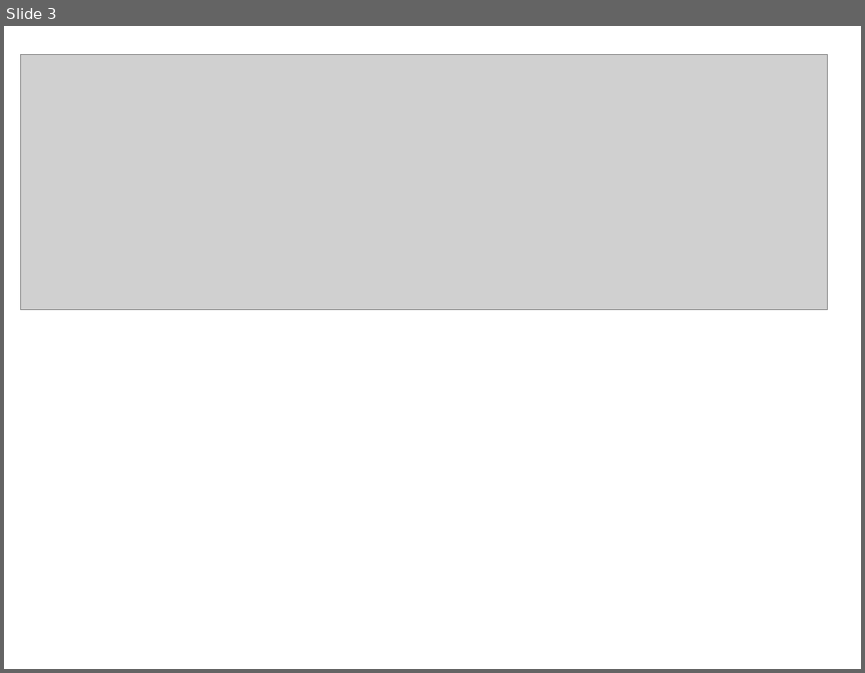
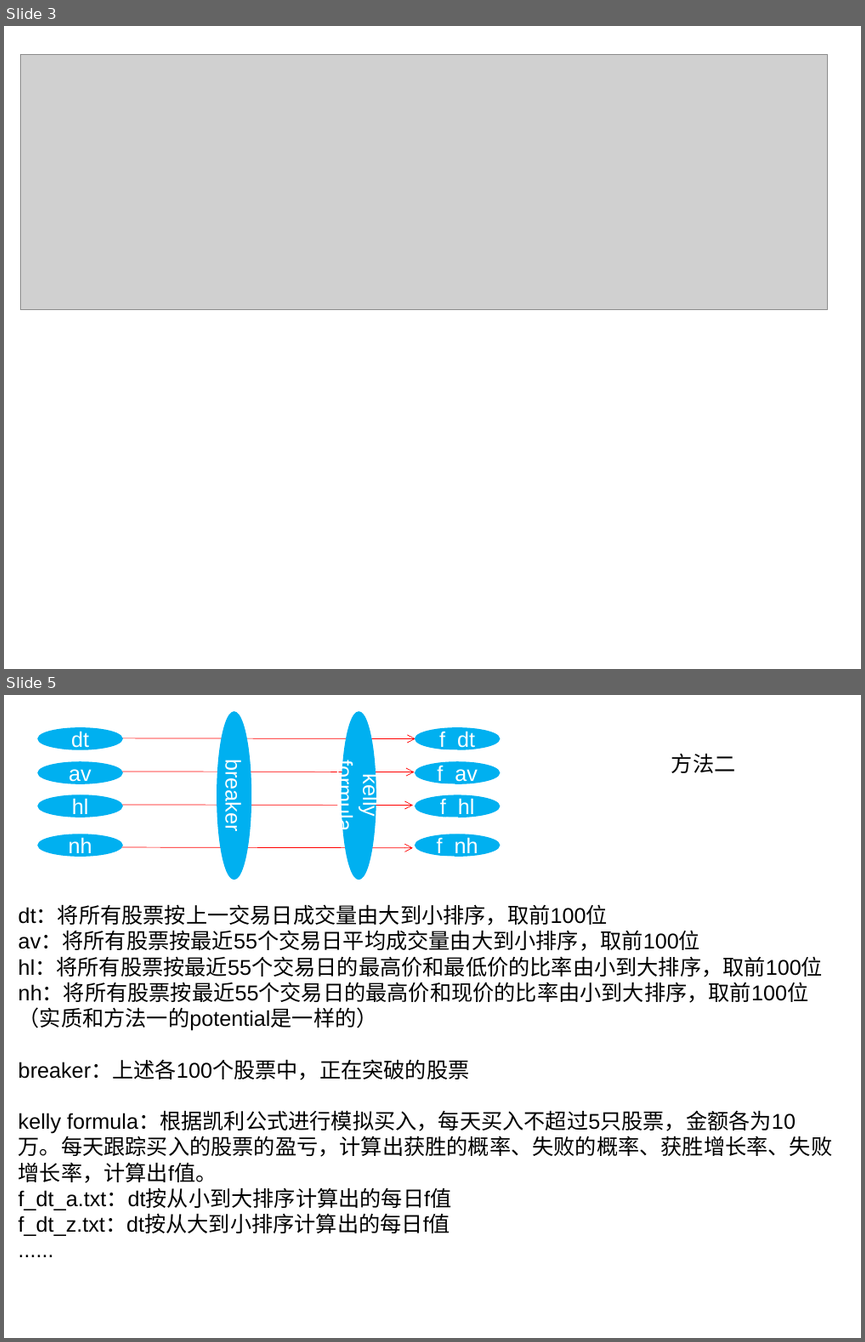
Before and after one commit to dofoyo/istock, a slide deck: istock.ppt. Shown one above the other, each under a label of ours: slide 3 before the commit, slides 3 and 5 after it; the slides between them are not shown. The pictures are 865x673 and 865x1342 pixels, drawn with LibreOffice and Linux fonts; fonts in the diff are those of the drawing; grey boxes stand for pictures. Boxes give left, top, right and bottom in pixels: in the first picture for what was removed or moved away, otherwise in the second. Text is boxed around its words. In the diff, an @@ line names an element or a change of style, - is before the commit and + after.

Commit message:
update breaker

```diff
--- a/istock.ppt
+++ b/istock.ppt
@@ slide 5 added at bbox=[4, 695, 861, 1338], background #FFFFFF @@
@@ ellipse added at bbox=[217, 712, 250, 879], fill #00B0F0, outline #00B0F0 0.99 pt, 18 pt, text #FFFFFF @@
+breaker
@@ ellipse added at bbox=[341, 712, 375, 879], fill #00B0F0, outline #00B0F0 0.99 pt, 18 pt, text #FFFFFF @@
+kelly formula
@@ ellipse added at bbox=[38, 728, 122, 750], fill #00B0F0, outline #00B0F0 0.99 pt, 18 pt, text #FFFFFF @@
+dt
@@ arrow added from (52, 737) to (415, 738), #FF0000 0.51 pt @@
@@ ellipse added at bbox=[415, 728, 500, 750], fill #00B0F0, outline #00B0F0 0.99 pt, 18 pt, text #FFFFFF @@
+f_dt
@@ ellipse added at bbox=[38, 762, 122, 783], fill #00B0F0, outline #00B0F0 0.99 pt, 18 pt, text #FFFFFF @@
+av
@@ ellipse added at bbox=[415, 762, 500, 783], fill #00B0F0, outline #00B0F0 0.99 pt, 18 pt, text #FFFFFF @@
+f_av
@@ text added at bbox=[671, 753, 736, 773], 18 pt, text #000000 @@
+方法二
@@ ellipse added at bbox=[38, 795, 122, 817], fill #00B0F0, outline #00B0F0 0.99 pt, 18 pt, text #FFFFFF @@
+hl
@@ arrow added from (52, 771) to (415, 772), #FF0000 0.51 pt @@
@@ ellipse added at bbox=[415, 795, 500, 817], fill #00B0F0, outline #00B0F0 0.99 pt, 18 pt, text #FFFFFF @@
+f_hl
@@ arrow added from (50, 805) to (413, 805), #FF0000 0.51 pt @@
@@ ellipse added at bbox=[38, 834, 122, 857], fill #00B0F0, outline #00B0F0 0.99 pt, 18 pt, text #FFFFFF @@
+nh
@@ arrow added from (50, 846) to (413, 847), #FF0000 0.51 pt @@
@@ ellipse added at bbox=[415, 834, 500, 857], fill #00B0F0, outline #00B0F0 0.99 pt, 18 pt, text #FFFFFF @@
+f_nh
@@ text added at bbox=[18, 906, 833, 1236], 18 pt, text #000000 @@
+dt：将所有股票按上一交易日成交量由大到小排序，取前100位
+av：将所有股票按最近55个交易日平均成交量由大到小排序，取前100位
+hl：将所有股票按最近55个交易日的最高价和最低价的比率由小到大排序，取前100位
+nh：将所有股票按最近55个交易日的最高价和现价的比率由小到大排序，取前100位（实质和方法一的potential是一样的）
+breaker：上述各100个股票中，正在突破的股票
+kelly formula：根据凯利公式进行模拟买入，每天买入不超过5只股票，金额各为10万。每天跟踪买入的股票的盈亏，计算出获胜的概率、失败的概率、获胜增长率、失败增长率，计算出f值。
+f_dt_a.txt：dt按从小到大排序计算出的每日f值
+f_dt_z.txt：dt按从大到小排序计算出的每日f值
+......
```
Also in this commit, not shown: 2 other slides added, 56 other files.
